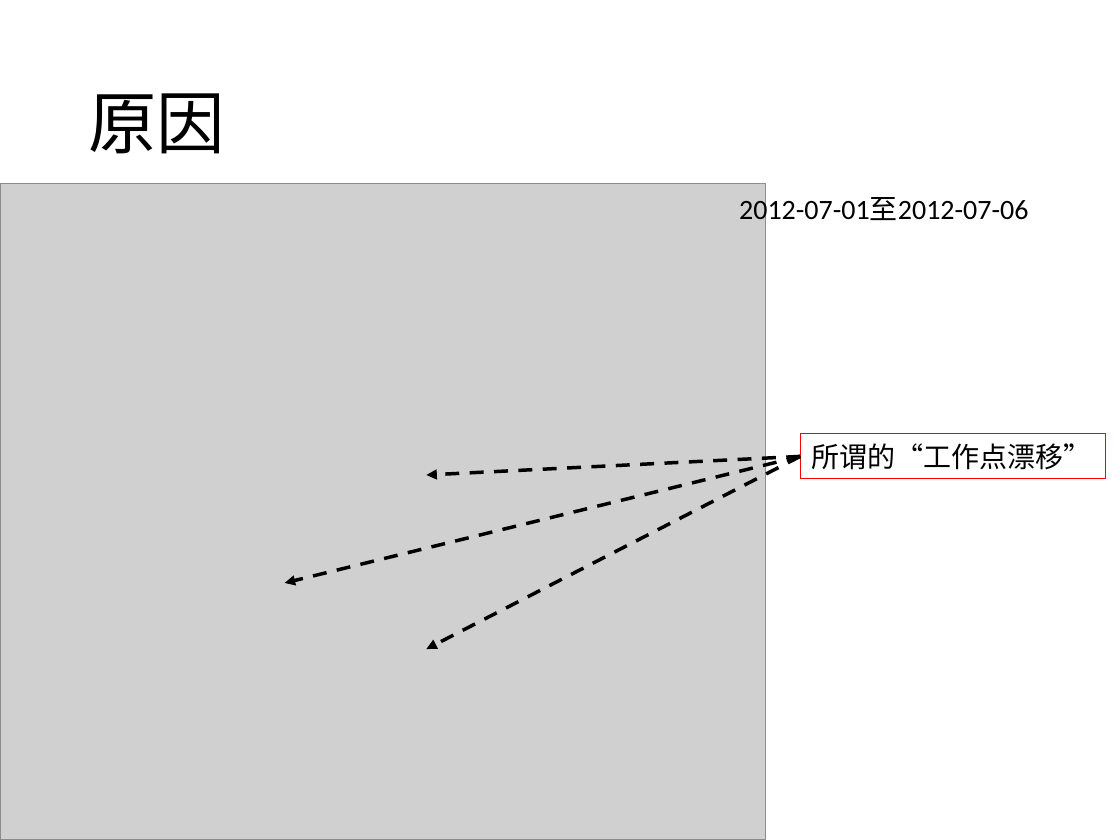
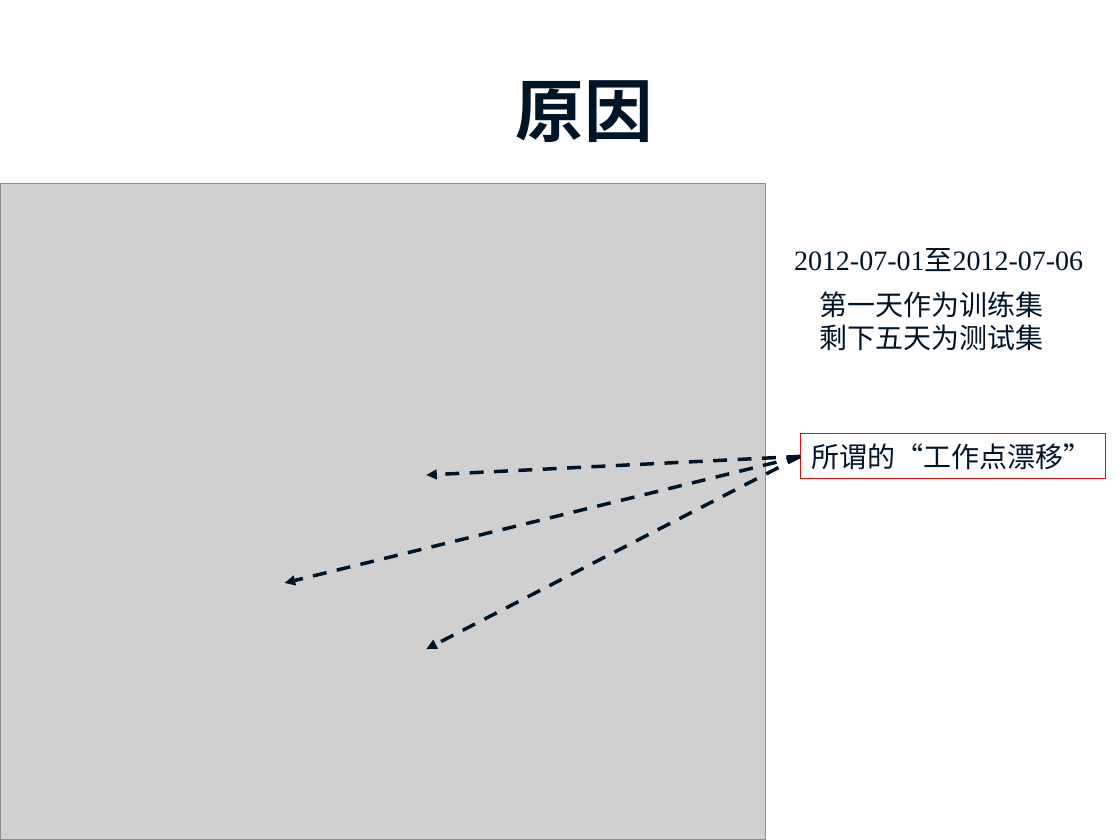
Before and after one commit to prm10/paper, a slide deck: slide 13 of presentation/msi.pptx (slide 9 before the commit). Drawn at 1120x840 pixels with LibreOffice and Linux fonts; fonts in the diff are those of the drawing; grey boxes stand for pictures; background and template pictures are left out. Boxes give left, top, right and bottom in pixels: in the first picture for what was removed or moved away, otherwise in the second. Text is boxed around its words. In the diff, an @@ line names an element or a change of style, - is before the commit and + after.

```diff
--- a/presentation/msi.pptx
+++ b/presentation/msi.pptx
@@ title "原因" at bbox=[516, 80, 653, 142]: font Calibri to Times New Roman, text colour #000000 to #001428, bold on; alignment left to centre; line spacing 0.9 to 1 @@
@@ text "2012-07-01至2012-07-06" at bbox=[794, 248, 1083, 271]: font Calibri to Times New Roman, text colour #000000 to #001428 @@
@@ text "2012-07-01至2012-07-06": place and size @@
-text "2012-07-01至2012-07-06" at bbox=[739, 196, 1028, 226]
+text "2012-07-01至2012-07-06" at bbox=[794, 248, 1083, 271]
@@ text added at bbox=[820, 291, 1044, 351], 18 pt, text #001428 @@
+第一天作为训练集
+剩下五天为测试集
@@ rectangle "所谓的“工作点漂移”" at bbox=[800, 433, 1105, 478]: font Calibri to Times New Roman, text colour #000000 to #001428 @@
@@ arrow (800, 456) - (284, 582): stroke #000000 2.25 pt dashed to #001428 2.25 pt dashed @@
@@ arrow (800, 456) - (427, 475): stroke #000000 2.25 pt dashed to #001428 2.25 pt dashed @@
@@ arrow (800, 456) - (427, 650): stroke #000000 2.25 pt dashed to #001428 2.25 pt dashed @@
```
Also in this commit, not shown: 20 other slides changed, 9 slides added, 1 slide removed, 1 other file.
